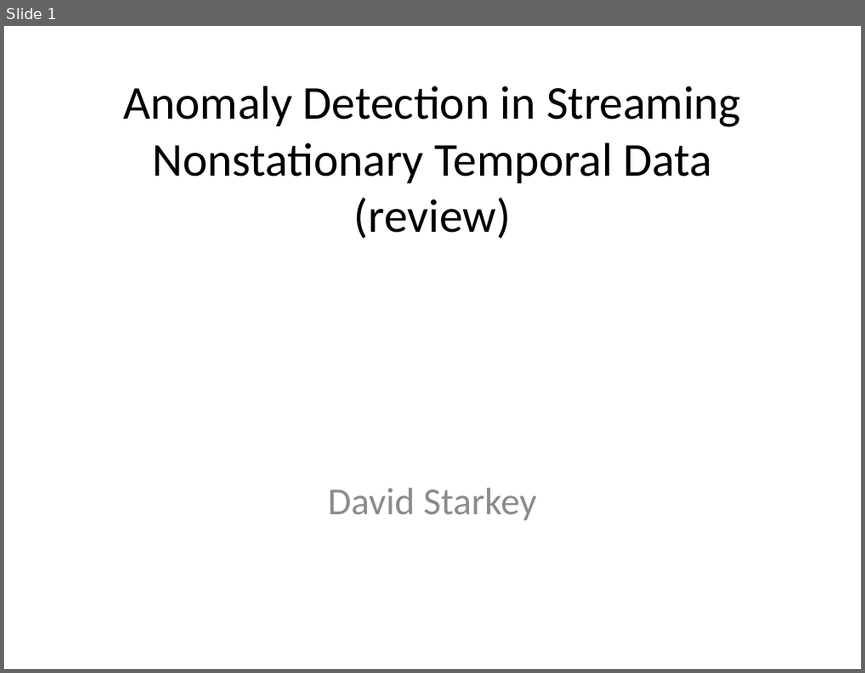
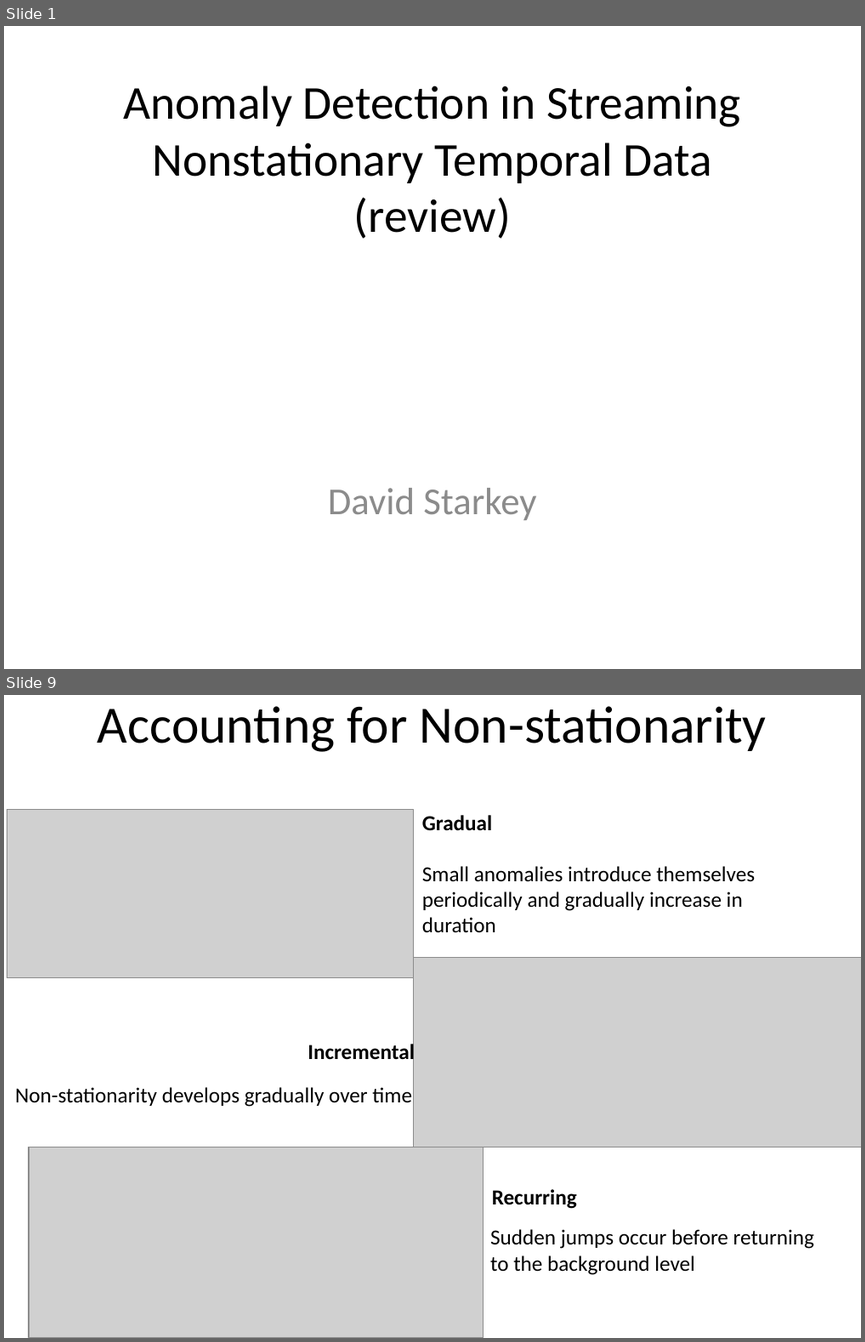
Before and after one commit to drds1/projects, a slide deck: outlier_detection/presentation_outlier_rejection.pptx. Shown one above the other, each under a label of ours: slide 1 before the commit, slides 1 and 9 after it; the slides between them are not shown. The pictures are 865x673 and 865x1342 pixels, drawn with LibreOffice and Linux fonts; fonts in the diff are those of the drawing; grey boxes stand for pictures. Boxes give left, top, right and bottom in pixels: in the first picture for what was removed or moved away, otherwise in the second. Text is boxed around its words. In the diff, an @@ line names an element or a change of style, - is before the commit and + after.

Commit message:
updated anomaly detection non stationarity

```diff
--- a/outlier_detection/presentation_outlier_rejection.pptx
+++ b/outlier_detection/presentation_outlier_rejection.pptx
@@ slide 9 added at bbox=[4, 695, 861, 1338], background #FFFFFF @@
@@ title added at bbox=[98, 706, 766, 752], 44 pt, text #000000 @@
+Accounting for Non-stationarity
@@ picture added at bbox=[7, 810, 414, 978] @@
@@ text added at bbox=[422, 815, 755, 933], 18 pt, text #000000 @@
+Gradual
+Small anomalies introduce themselves periodically and gradually increase in duration
@@ picture added at bbox=[414, 957, 861, 1147] @@
@@ text added at bbox=[307, 1041, 415, 1064], 18 pt, text #000000, bold @@
+Incremental
@@ text added at bbox=[15, 1087, 412, 1106], 18 pt, text #000000 @@
+Non-stationarity develops gradually over time
@@ picture added at bbox=[29, 1147, 483, 1338] @@
@@ text added at bbox=[492, 1189, 577, 1208], 18 pt, text #000000, bold @@
+Recurring
@@ text added at bbox=[490, 1229, 814, 1275], 18 pt, text #000000 @@
+Sudden jumps occur before returning to the background level
```
Also in this commit, not shown: 8 other slides added, 2 slides removed, 4 other files.
